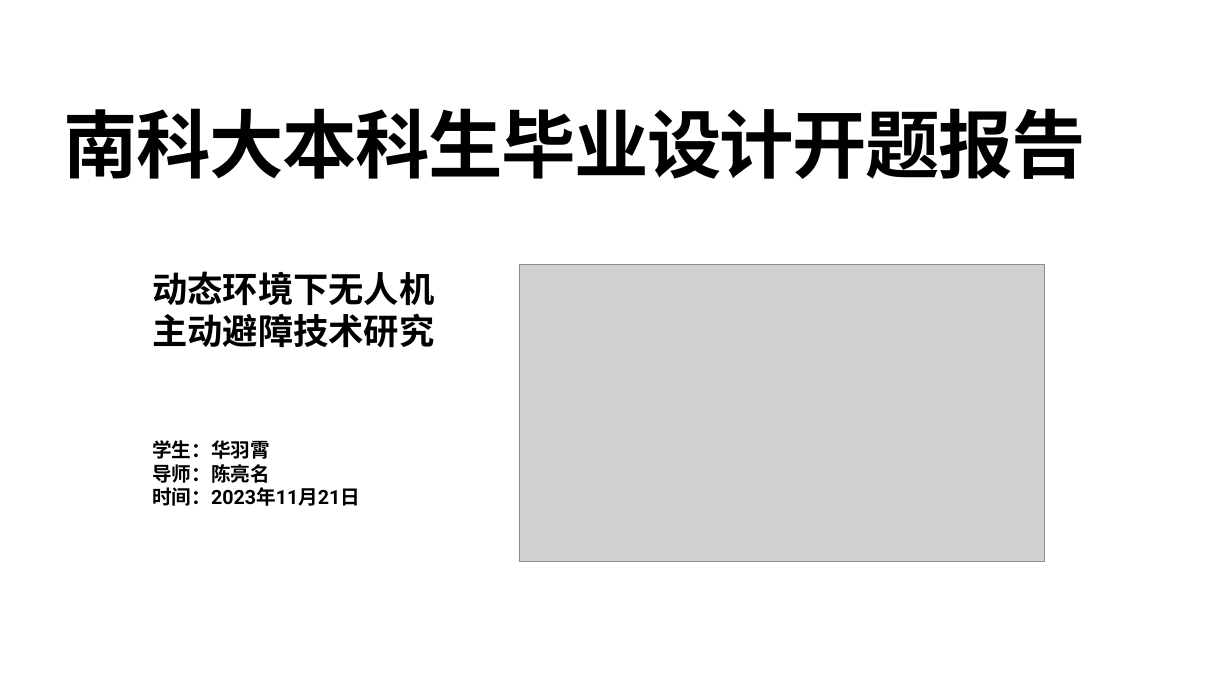
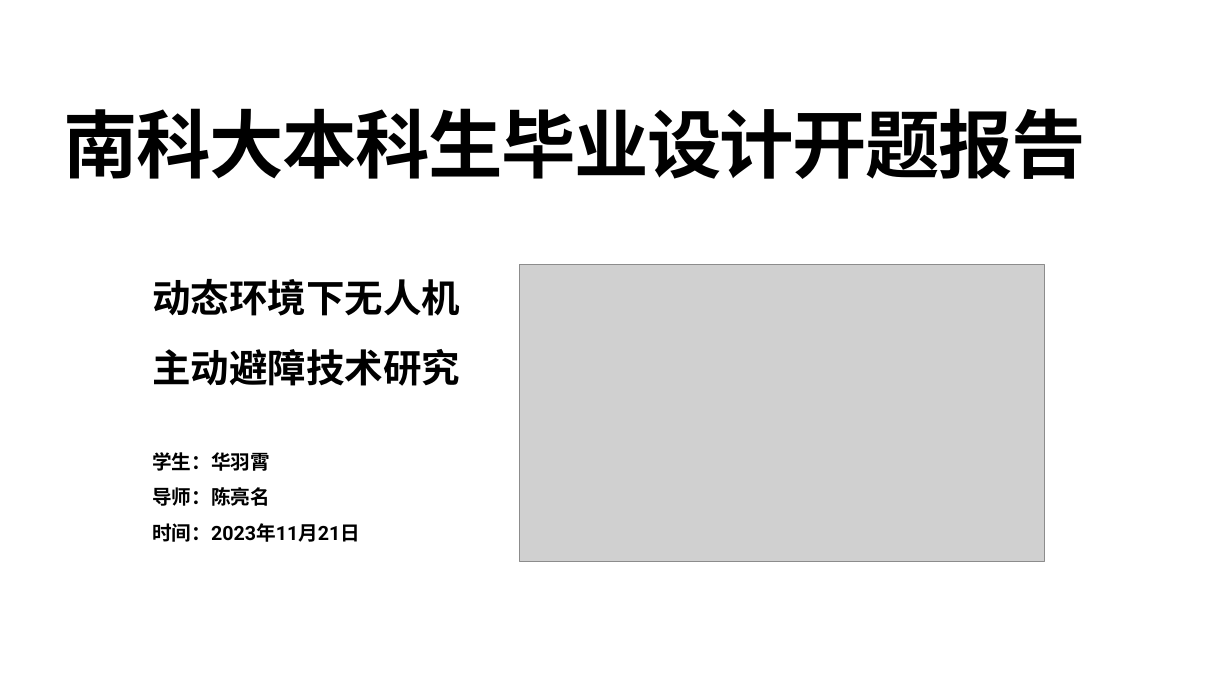
Before and after one commit to HuaYuXiao/AStar-Planner, a slide deck: slide 1 of 报告论文/开题报告/开题报告-华羽霄.pptx. Drawn at 1232x693 pixels with LibreOffice and Linux fonts; fonts in the diff are those of the drawing; grey boxes stand for pictures; background and template pictures are left out. Boxes give left, top, right and bottom in pixels: in the first picture for what was removed or moved away, otherwise in the second. Text is boxed around its words. In the diff, an @@ line names an element or a change of style, - is before the commit and + after.

```diff
--- a/报告论文/开题报告/开题报告-华羽霄.pptx
+++ b/报告论文/开题报告/开题报告-华羽霄.pptx
@@ subtitle "动态环境下无人机主动避障技术研究": place and size @@
-subtitle "动态环境下无人机主动避障技术研究" at <box>152,271,434,348</box>
+subtitle "动态环境下无人机主动避障技术研究" at <box>152,279,460,386</box>
@@ subtitle "动态环境下无人机主动避障技术研究" at <box>152,279,460,386</box>: size 55 to 60 pt; line spacing 1 to 1.5 @@
@@ text "学生：华羽霄" at <box>152,452,360,542</box>: line spacing 1 to 1.5 @@
```
Also in this commit, not shown: 7 other slides changed, 3 other files.
